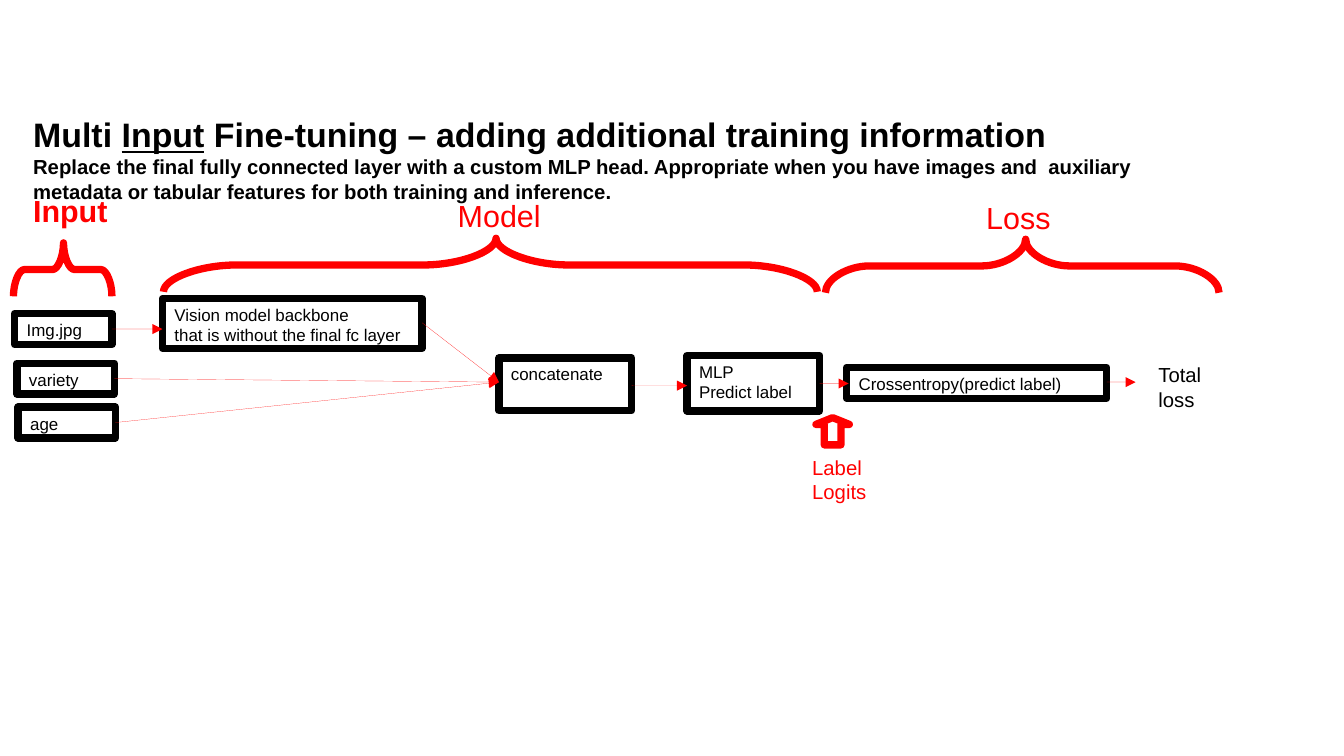
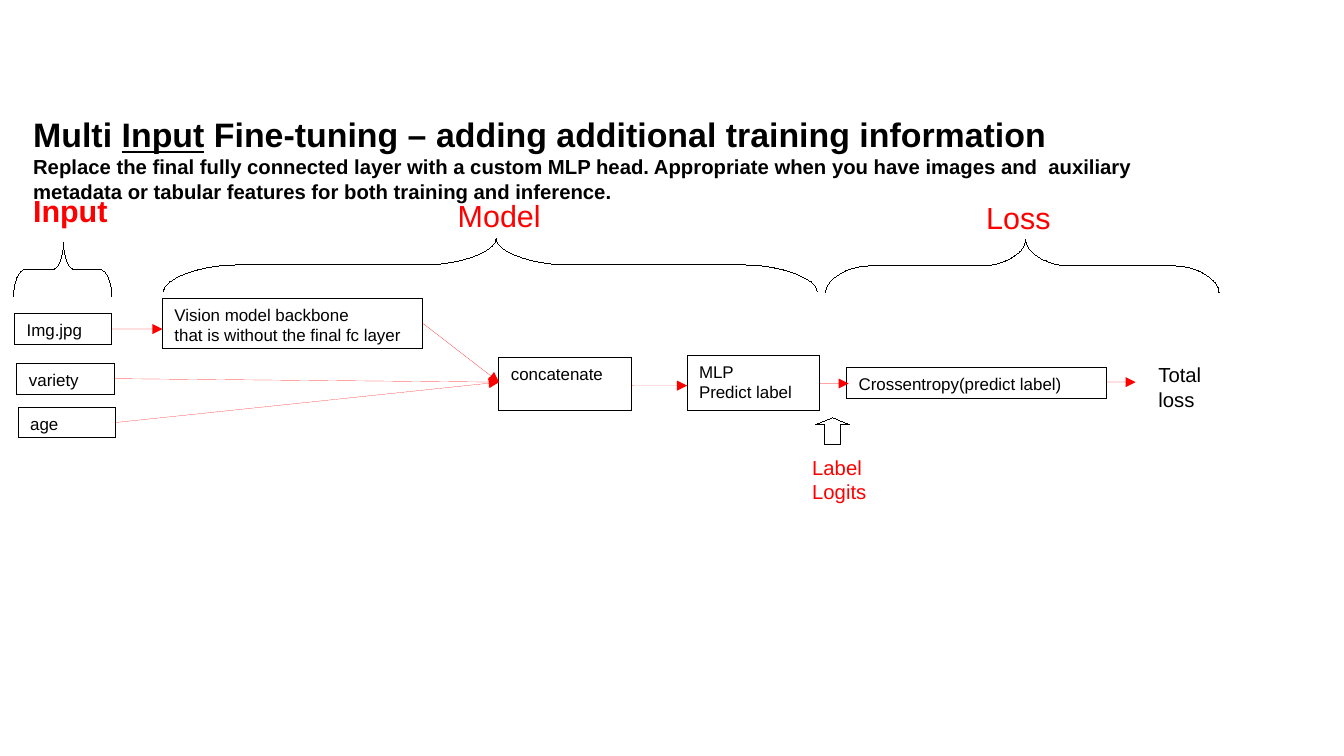
Before and after one commit to CNUClasses/CPSC471, a slide deck: slide 9 of content/lectures/illustration_ppt/illustrations.odp. Drawn at 1344x756 pixels with LibreOffice and Linux fonts; fonts in the diff are those of the drawing. Boxes give left, top, right and bottom in pixels: in the first picture for what was removed or moved away, otherwise in the second. Text is boxed around its words. In the diff, an @@ line names an element or a change of style, - is before the commit and + after.

```diff
--- a/content/lectures/illustration_ppt/illustrations.odp
+++ b/content/lectures/illustration_ppt/illustrations.odp
@@ outline #FF0000 4.31 pt to #000000 0 pt in 4 elements at [163,238,817,291], [13,243,112,297], [816,418,849,445], [826,240,1220,293] @@
@@ outline #000000 4.31 pt to #000000 0 pt in 7 elements at [162,299,422,349], [688,356,821,411], [846,367,1106,398], [15,313,112,344], [17,363,115,394], [18,407,116,438], [499,359,632,411] @@
```
Also in this commit, not shown: 10 other slides changed, 2 slides added, 1 slide removed, 3 other files.
